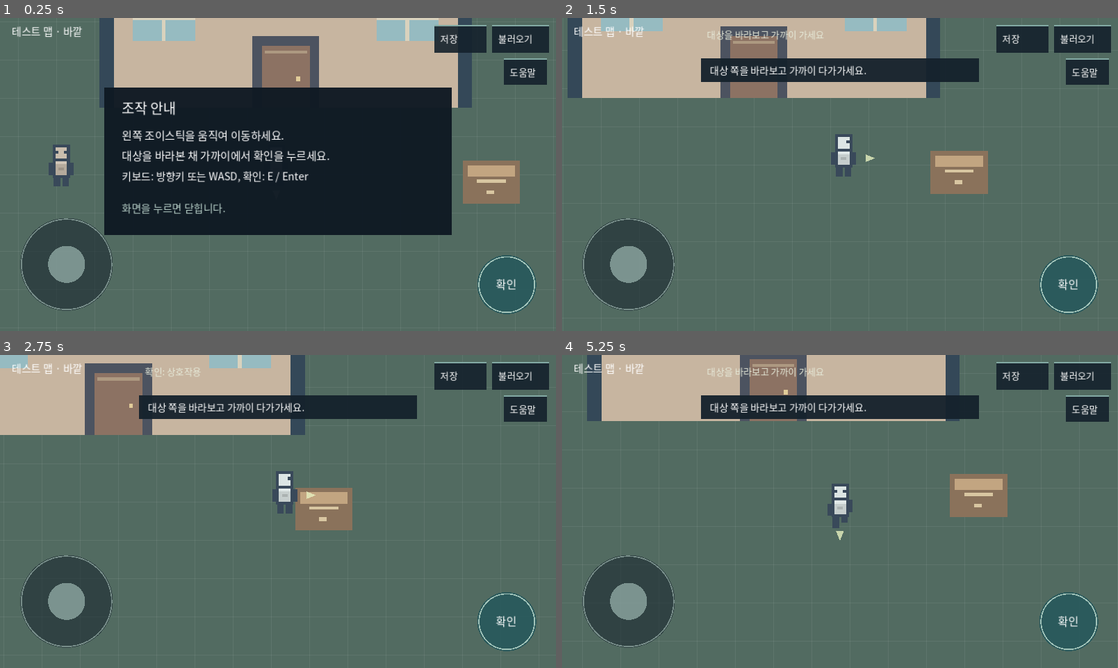
Above: before the commit, frames 1-4 (two rows, left to right).
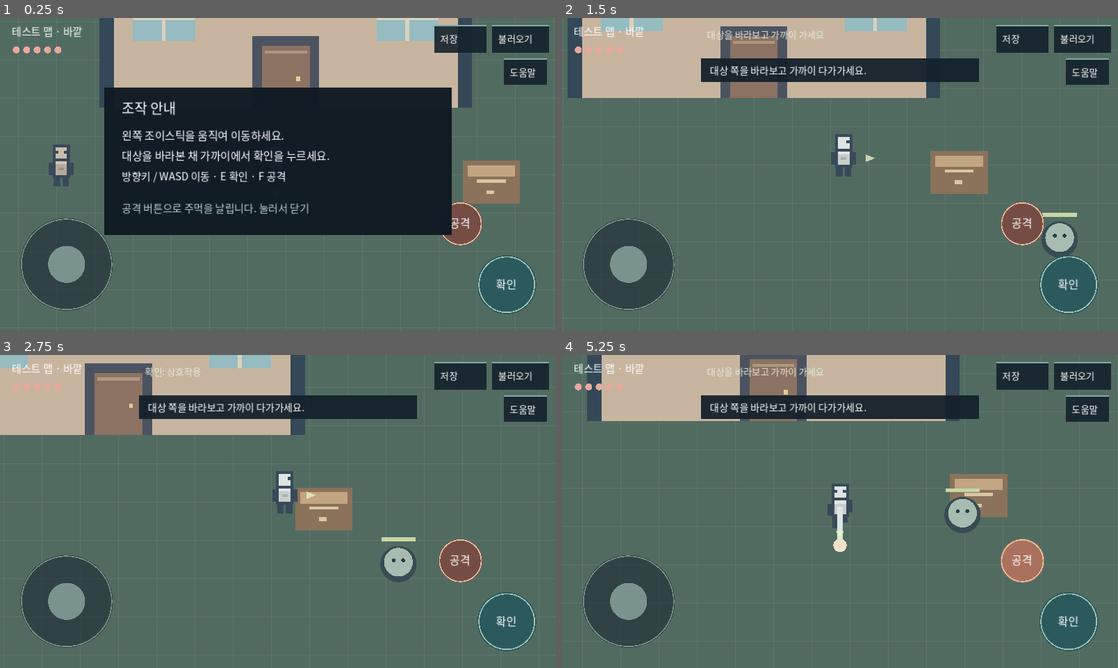
Above: after the commit, the same moments.

Repository: asnt39/-
Game: Godot game, scene res://main.tscn
The game is run twice, just before and just after one commit, with the same random seed, the same clock (stepped at 60 frames per second) and the same inputs.
Inputs (mouse positions are in pixels of both pictures, inside the frame that each line leads up to):
- Up to frame 1 (0.25 s): no input
- Up to frame 2 (1.5 s): tap Enter at 0.5 s; move the mouse to (962, 158) at 0.52 s; hold Right 0.53-1.25 s; tap F at 0.6 s; click (962, 158) at 0.67 s; tap Space at 0.77 s; drag from (728, 190) to (812, 237) at 1.27 s
- Up to frame 3 (2.75 s): move the mouse to (333, 442) at 2.02 s; hold Right from 2.03 s (still down); tap E at 2.1 s; click (333, 442) at 2.17 s; tap F at 2.3 s
- Up to frame 4 (5.25 s): release Right at 2.75 s; drag from (812, 574) to (673, 464) at 2.77 s; move the mouse to (1006, 558) at 3.52 s; hold Left 3.53-4.25 s; tap 2 at 3.6 s; click (1006, 558) at 3.67 s; tap Space at 3.77 s; tap F at 3.8, 5.1 s; drag from (673, 464) to (756, 433) at 4.27 s; move the mouse to (867, 511) at 5.02 s; hold Down from 5.03 s (still down); click (867, 511) at 5.17 s

The runs differ from the first frame. In frame 1, 2.0% of the frame differs, in the area x 2-87%, y 9-73%; in frame 2, 1.7%; in frame 3, 1.7%; in frame 4, 1.8%.

Commit message:
Add prototype punch and monster

Diff:
--- a/main.gd
+++ b/main.gd
@@ -24,9 +24,17 @@
 var camera := Vector2(480, 270)
 const ZOOM := 1.65
 var fade := 0.0
+var monster := Vector2(800, 410)
+var monster_hp := 3
+var health := 5
+var punch_time := 0.0
+var punch_cooldown := 0.0
+var enemy_cooldown := 0.0
+var hurt_time := 0.0
+var monster_hurt := 0.0
 
 func controls() -> Dictionary:
-	return {"action": Rect2(820, 405, 110, 110), "save": Rect2(750, 12, 90, 48), "load": Rect2(850, 12, 98, 48), "help": Rect2(870, 70, 75, 45), "yes": Rect2(335, 385, 135, 48), "no": Rect2(490, 385, 135, 48)}
+	return {"attack": Rect2(755, 315, 80, 80), "action": Rect2(820, 405, 110, 110), "save": Rect2(750, 12, 90, 48), "load": Rect2(850, 12, 98, 48), "help": Rect2(870, 70, 75, 45), "yes": Rect2(335, 385, 135, 48), "no": Rect2(490, 385, 135, 48)}
 
 func stick_center() -> Vector2: return Vector2(115, 425)
 func update_stick(pos: Vector2) -> void:
@@ -44,6 +52,7 @@
 	if help_open:
 		help_open = false
 		return
+	if c.attack.has_point(pos): punch(); return
 	if c.help.has_point(pos): help_open = true; return
 	if c.save.has_point(pos): save_game(); return
 	if c.load.has_point(pos): load_game(); return
@@ -77,11 +86,27 @@
 			elif dialogue != "": dialogue = ""
 			else: interact()
 		elif choices and event.keycode == KEY_2: choose(false)
+		elif event.keycode == KEY_F: punch()
 
 func _process(delta: float) -> void:
 	fade = maxf(0.0, fade - delta * 2.5)
 	action_feedback = maxf(0.0, action_feedback - delta)
 	hint_time = maxf(0.0, hint_time - delta)
+	punch_time = maxf(0.0, punch_time - delta)
+	punch_cooldown = maxf(0.0, punch_cooldown - delta)
+	hurt_time = maxf(0.0, hurt_time - delta)
+	monster_hurt = maxf(0.0, monster_hurt - delta)
+	if map_id == "outside" and monster_hp > 0 and dialogue == "" and not help_open:
+		enemy_cooldown = maxf(0.0, enemy_cooldown - delta)
+		var away := player - monster
+		if away.length() < 230 and away.length() > 32:
+			var next := monster + away.normalized() * 48.0 * minf(delta, 0.05)
+			if can_move(next): monster = next
+		if away.length() < 38 and enemy_cooldown <= 0:
+			health -= 1; enemy_cooldown = 1.6; hurt_time = 0.45
+			if health <= 0:
+				health = 5; player = Vector2(470, 330); monster = Vector2(800, 410); monster_hp = 3
+				message("체력을 회복하고 돌아왔습니다.")
 	var d := Vector2(int(Input.is_key_pressed(KEY_RIGHT) or Input.is_key_pressed(KEY_D)) - int(Input.is_key_pressed(KEY_LEFT) or Input.is_key_pressed(KEY_A)), int(Input.is_key_pressed(KEY_DOWN) or Input.is_key_pressed(KEY_S)) - int(Input.is_key_pressed(KEY_UP) or Input.is_key_pressed(KEY_W)))
 	if d == Vector2.ZERO and stick_vector.length() >= 12: d = stick_vector.normalized()
 	elif d != Vector2.ZERO: d = d.normalized()
@@ -99,6 +124,15 @@
 	var desired := player.clamp(half, Vector2(960, 540) - half)
 	camera = camera.lerp(desired, 1.0 - exp(-delta * 7.0))
 	queue_redraw()
+
+func punch() -> void:
+	if dialogue != "" or help_open or punch_cooldown > 0: return
+	punch_time = 0.22; punch_cooldown = 0.42
+	if map_id == "outside" and monster_hp > 0:
+		var offset := monster - player
+		if offset.length() < 78 and (offset.length() < 14 or facing.dot(offset.normalized()) > 0.35):
+			monster_hp -= 1; monster_hurt = 0.25
+			if monster_hp <= 0: message("몬스터를 물리쳤습니다.")
 
 func can_move(pos: Vector2) -> bool:
 	if pos.x < 30 or pos.x > 930 or pos.y < 65 or pos.y > 500: return false
@@ -221,7 +255,18 @@
 		rect(Rect2(355, 145, 250, 65), "8a705b"); rect(Rect2(365, 150, 230, 35), "b7a084")
 		rect(Rect2(640, 270, 50, 45), "94775b"); rect(Rect2(645, 275, 40, 10), "c7ac84")
 		rect(Rect2(440, 470, 80, 28), "927b67"); rect(Rect2(448, 474, 64, 3), "c4ad88")
-	person(player, facing, walk if moving else 0.0, Color("dce5e4"))
+	if map_id == "outside" and monster_hp > 0:
+		var m := monster.round()
+		draw_circle(m + Vector2(0, -12), 19, Color("e8c49b") if monster_hurt > 0 else Color("374c53"))
+		draw_circle(m + Vector2(0, -14), 15, Color("a7bbb0"))
+		draw_circle(m + Vector2(-5, -16), 2, Color("273b40")); draw_circle(m + Vector2(5, -16), 2, Color("273b40"))
+		draw_rect(Rect2(m + Vector2(-18, -40), Vector2(36, 4)), Color("344449"))
+		draw_rect(Rect2(m + Vector2(-18, -40), Vector2(12 * monster_hp, 4)), Color("c7d6a8"))
+	person(player, facing, walk if moving else 0.0, Color("e6a99c") if hurt_time > 0 else Color("dce5e4"))
+	if punch_time > 0:
+		var fist := player + Vector2(0, -20) + facing * (32 + (0.22 - punch_time) * 65)
+		draw_line(player + Vector2(0, -20), fist, Color("dce5e4"), 6)
+		draw_circle(fist, 7, Color("f0e1c9"))
 	var arrow_center := player + facing * 27.0 + Vector2(0, -17)
 	var side := Vector2(-facing.y, facing.x)
 	draw_colored_polygon(PackedVector2Array([arrow_center + facing * 6, arrow_center - facing * 4 + side * 4, arrow_center - facing * 4 - side * 4]), Color(0.9, 0.94, 0.75, 0.8))
@@ -231,6 +276,9 @@
 	draw_circle(stick_center(), 80, Color(0.08, 0.13, 0.17, 0.55))
 	draw_arc(stick_center(), 78, 0, TAU, 48, Color(0.75, 0.85, 0.82, 0.5), 2)
 	draw_circle(stick_center() + stick_vector, 32, Color(0.68, 0.79, 0.76, 0.85 if stick_vector != Vector2.ZERO else 0.6))
+	draw_circle(c.attack.get_center(), 38, Color("aa715f") if punch_time > 0 else Color("754d45"))
+	draw_arc(c.attack.get_center(), 36, 0, TAU, 40, Color("e2c0a0"), 2)
+	label(c.attack.get_center() + Vector2(-19, 6), "공격", 19)
 	draw_circle(c.action.get_center(), 51, Color(0.32, 0.55, 0.53, 0.98) if action_feedback > 0 else Color(0.16, 0.35, 0.36, 0.94))
 	draw_arc(c.action.get_center(), 48, 0, TAU, 48, Color(0.75, 0.87, 0.82, 0.8), 2)
 	label(c.action.get_center() + Vector2(-19, 7), "확인", 19)
@@ -238,6 +286,8 @@
 		draw_rect(c[key], Color(0.08, 0.13, 0.17, 0.90))
 		draw_rect(Rect2(c[key].position, Vector2(c[key].size.x, 2)), Color("83aaa4"))
 		label(c[key].position + Vector2(10, 30), "저장" if key == "save" else ("불러오기" if key == "load" else "도움말"), 16)
+	for i in range(5):
+		draw_circle(Vector2(28 + i * 18, 55), 6, Color("e7a99d") if i < health else Color("566465"))
 	label(Vector2(20, 30), "테스트 맵 · " + ("바깥" if map_id == "outside" else "실내"), 18)
 	if dialogue == "" and not help_open:
 		label(Vector2(250, 35), "확인: 상호작용" if target() != "" else "대상을 바라보고 가까이 가세요", 16, Color("e6ead9"))
@@ -258,5 +308,5 @@
 		label(Vector2(210, 165), "조작 안내", 24)
 		label(Vector2(210, 210), "왼쪽 조이스틱을 움직여 이동하세요.", 19)
 		label(Vector2(210, 245), "대상을 바라본 채 가까이에서 확인을 누르세요.", 19)
-		label(Vector2(210, 280), "키보드: 방향키 또는 WASD, 확인: E / Enter", 18)
-		label(Vector2(210, 335), "화면을 누르면 닫힙니다.", 18, Color("b8d0c8"))
+		label(Vector2(210, 280), "방향키 / WASD 이동 · E 확인 · F 공격", 18)
+		label(Vector2(210, 335), "공격 버튼으로 주먹을 날립니다. 눌러서 닫기", 18, Color("b8d0c8"))
Binary file changed: assets/NotoSansKR.otf
